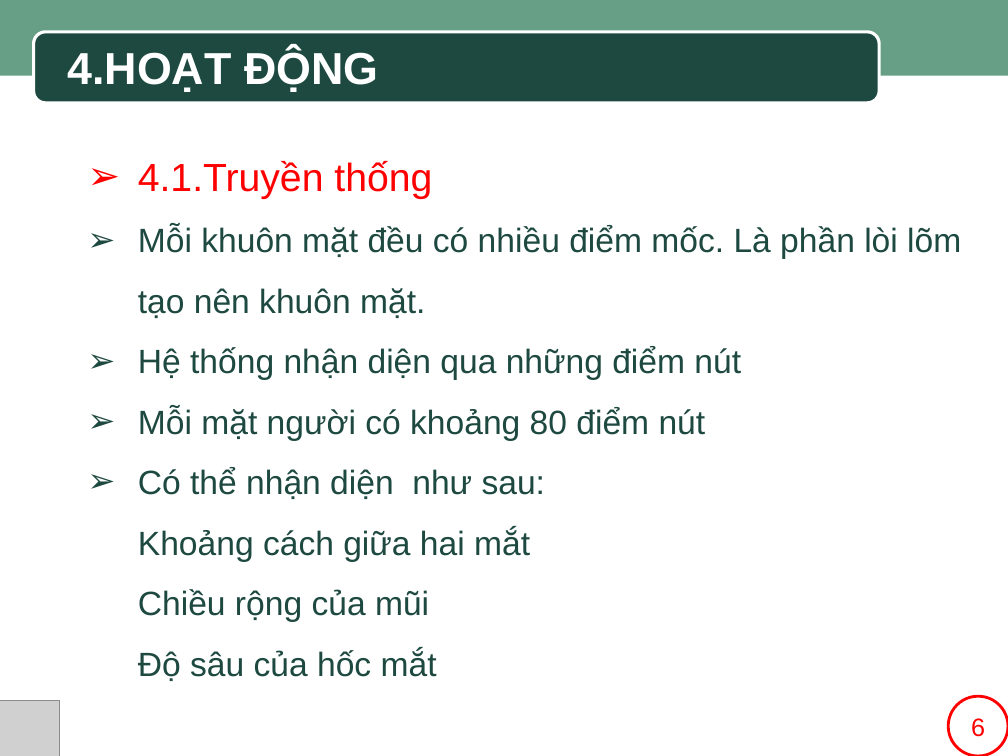
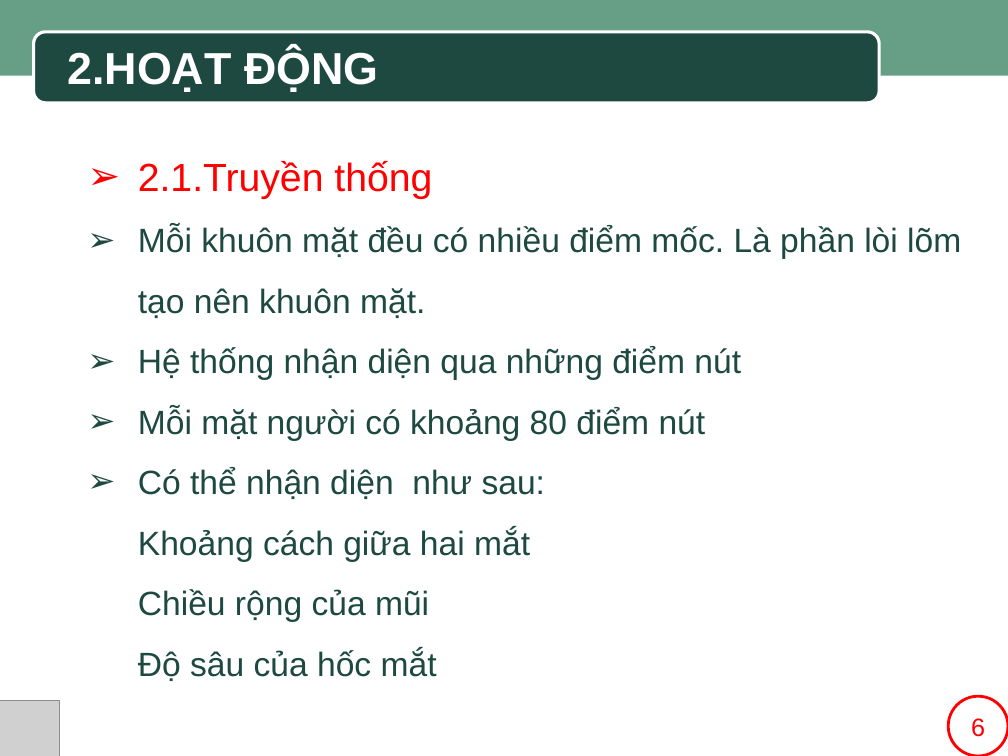
Before and after one commit to SaintLaurentxTran/hutech-23dthd4-nhom7, a slide deck: slide 5 of BÀI THUYẾT TRÌNH MẪU.pptx (slide 6 before the commit). Drawn at 1008x756 pixels with LibreOffice and Linux fonts; fonts in the diff are those of the drawing; grey boxes stand for pictures; background and template pictures are left out. Boxes give left, top, right and bottom in pixels: in the first picture for what was removed or moved away, otherwise in the second. Text is boxed around its words. In the diff, an @@ line names an element or a change of style, - is before the commit and + after.

```diff
--- a/BÀI THUYẾT TRÌNH MẪU.pptx
+++ b/BÀI THUYẾT TRÌNH MẪU.pptx
@@ text at box(67, 49, 378, 92): text changed @@
-4.HOẠT ĐỘNG
+2.HOẠT ĐỘNG
@@ text at box(138, 161, 432, 199): text changed @@
-➢ 4.1.Truyền thống
+➢ 2.1.Truyền thống
```
Also in this commit, not shown: 4 other slides changed.
